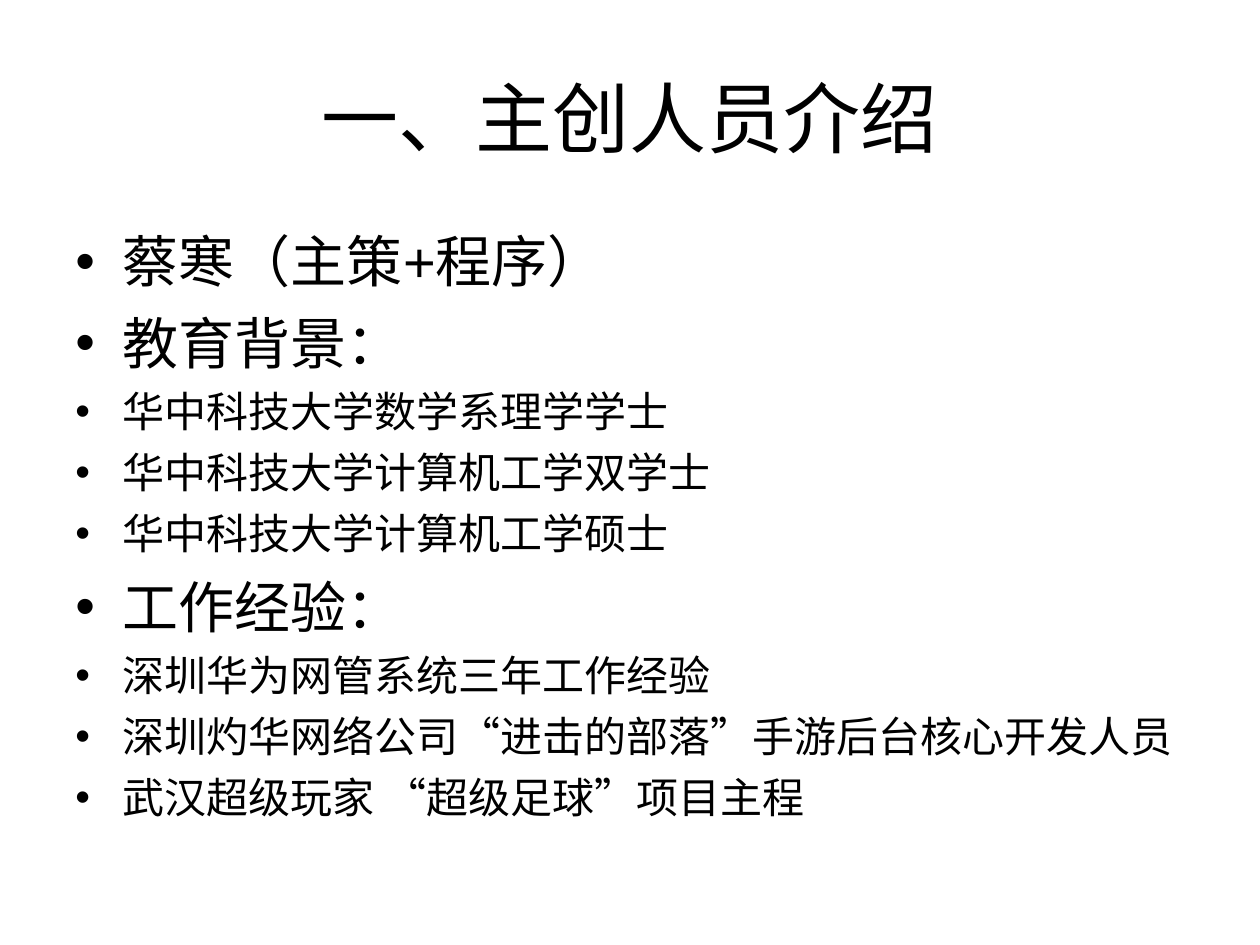
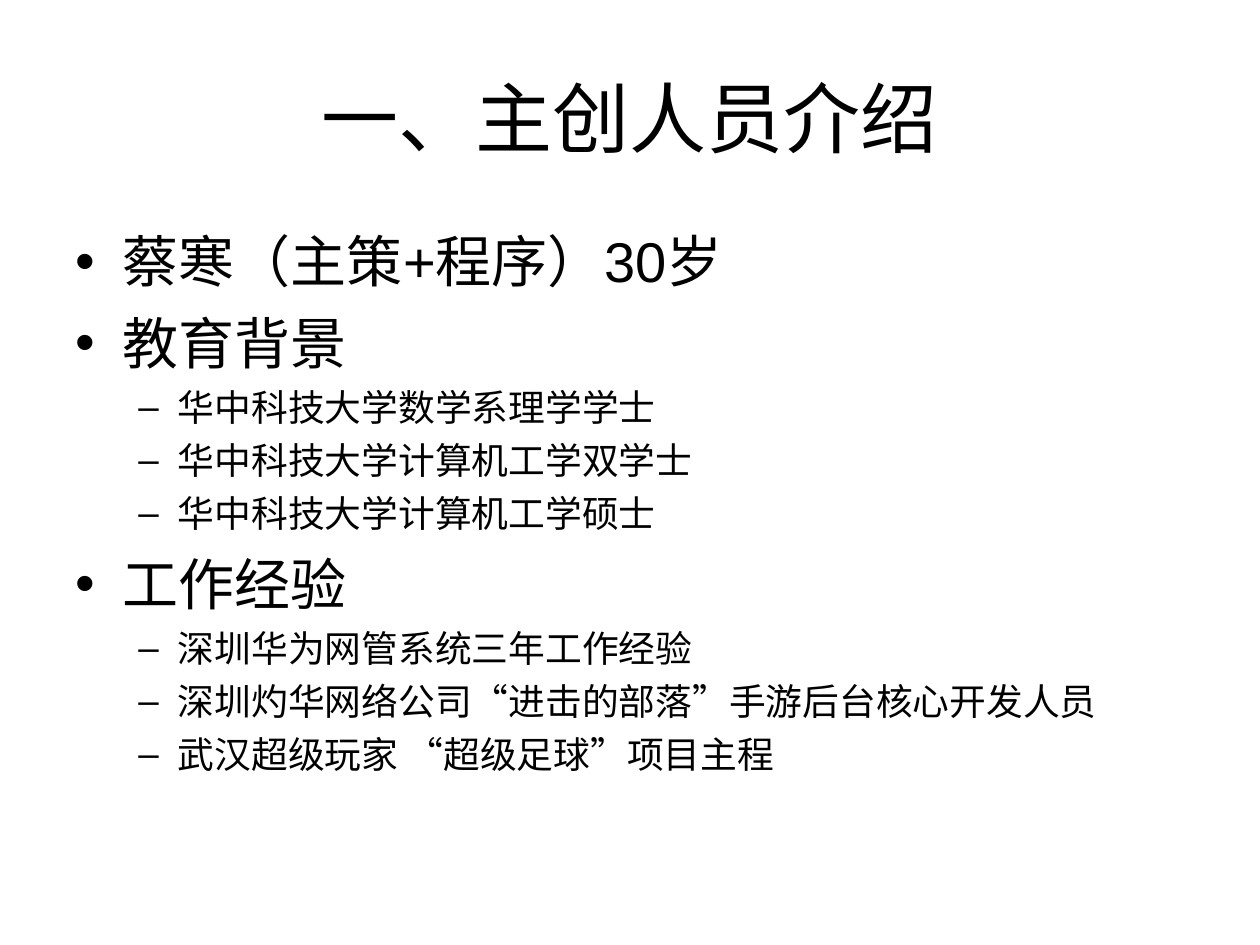
Before and after one commit to caihan1984/demov1, a slide deck: slide 2 of Assets/document/y3商业计划书.ppt. Drawn at 1260x945 pixels with LibreOffice and Linux fonts; fonts in the diff are those of the drawing. Boxes give left, top, right and bottom in pixels: in the first picture for what was removed or moved away, otherwise in the second. Text is boxed around its words. In the diff, an @@ line names an element or a change of style, - is before the commit and + after.

```diff
--- a/Assets/document/y3商业计划书.ppt
+++ b/Assets/document/y3商业计划书.ppt
@@ text at [123,234,723,369]: text changed @@
-• 蔡寒（主策+程序）
-• 教育背景：
+• 蔡寒（主策+程序）30岁
+• 教育背景
@@ text at [178,390,1097,771]: size 24 to 21 pt in "华中科技大学数学系理学学士", "华中科技大学计算机工学双学士", "华中科技大学计算机工学硕士", "深圳华为网管系统三年工作经验" and 2 more places; bullet • to –; list level 1 to 2 in "华中科技大学数学系理学学士"; list level 1 to 2 in "华中科技大学计算机工学双学士"; list level 1 to 2 in "华中科技大学计算机工学硕士"; list level 1 to 2 in "深圳华为网管系统三年工作经验"; list level 1 to 2 in "深圳灼华网络公司“进击的部落”手游后台核心开发人员"; list level 1 to 2 in "武汉超级玩家 “超级足球”项目主程" @@
@@ text at [123,557,347,610]: text changed @@
-• 工作经验：
+• 工作经验
```
Also in this commit, not shown: 8 other slides changed, 3 slides added.
